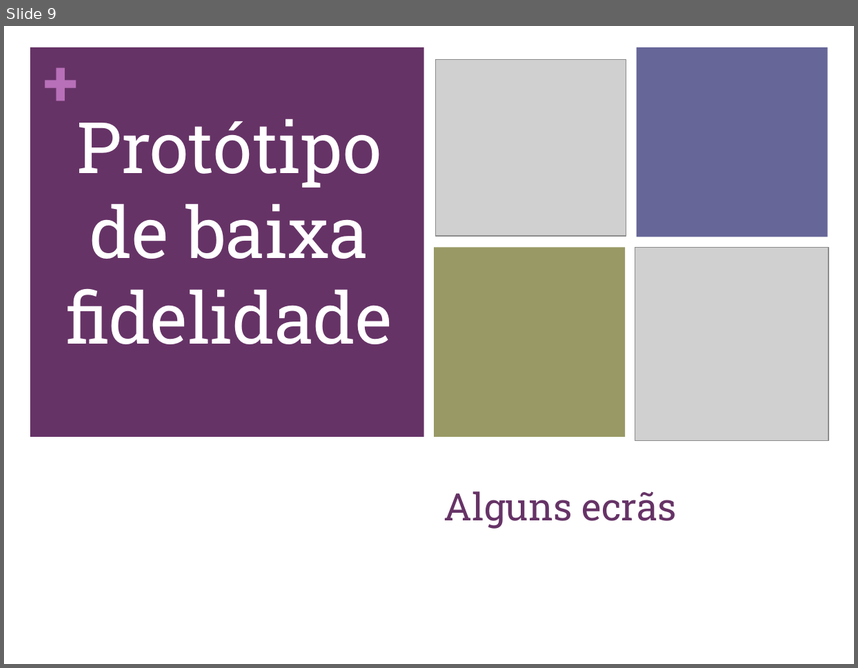
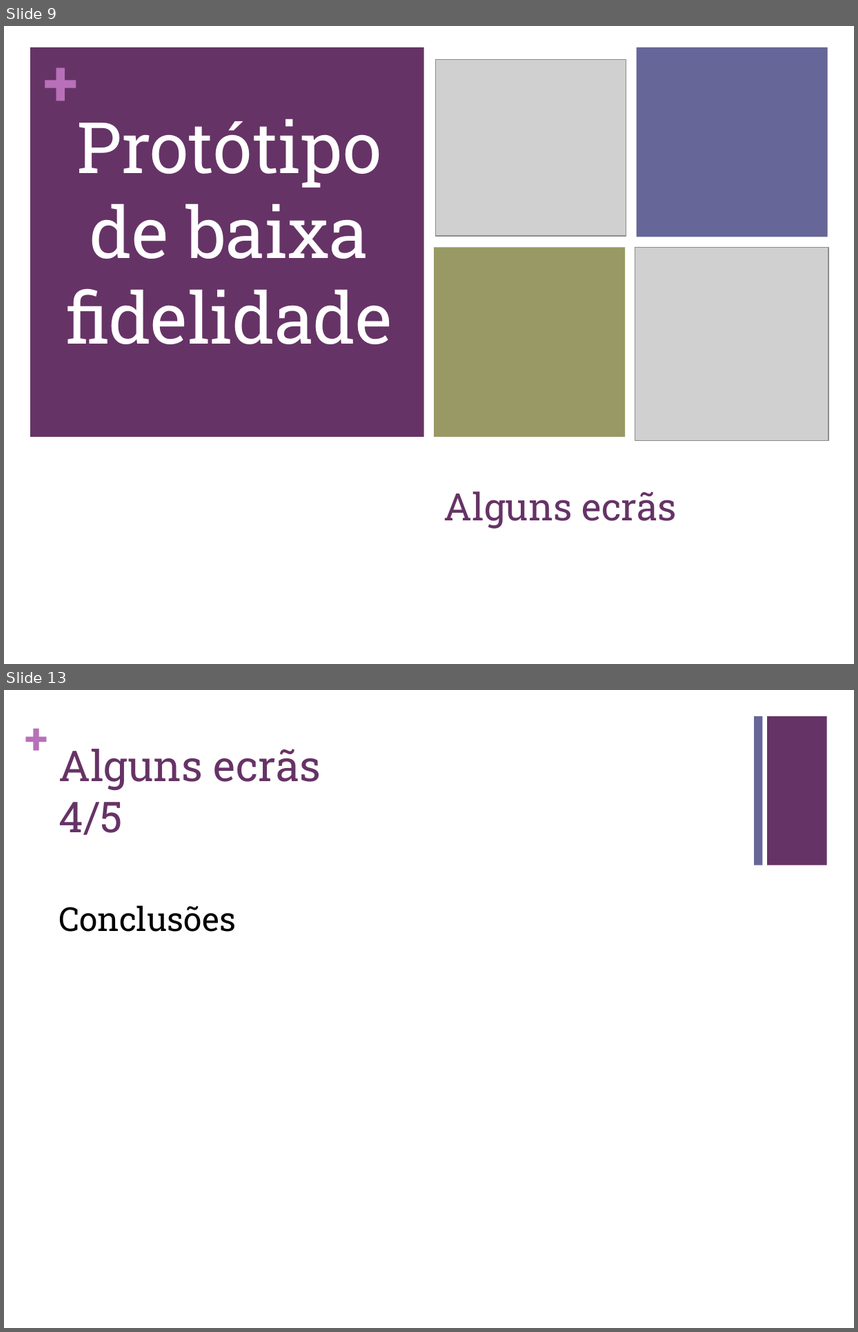
Before and after one commit to carboned4/C_C_U-2015-10, a slide deck: Aula 06/G10 - Apresentacao - Lab05.pptx. Shown one above the other, each under a label of ours: slide 9 before the commit, slides 9 and 13 after it; the slides between them are not shown. The pictures are 858x668 and 858x1332 pixels, drawn with LibreOffice and Linux fonts; fonts in the diff are those of the drawing; grey boxes stand for pictures. Boxes give left, top, right and bottom in pixels: in the first picture for what was removed or moved away, otherwise in the second. Text is boxed around its words. In the diff, an @@ line names an element or a change of style, - is before the commit and + after.

```diff
--- a/Aula 06/G10 - Apresentacao - Lab05.pptx
+++ b/Aula 06/G10 - Apresentacao - Lab05.pptx
@@ slide 13 added at (4,690,854,1328), background #FFFFFF @@
@@ text added at (25,711,49,763), 36 pt, text #B870B8, bold @@
++
@@ rectangle added at (754,716,762,865), fill #666699 @@
@@ rectangle added at (767,716,827,865), fill #663366 @@
@@ title added at (59,749,321,835), 36 pt, text #663366 @@
+Alguns ecrãs 4/5
@@ text added at (59,905,236,931), 28 pt, text #000000 @@
+Conclusões
```
Also in this commit, not shown: 4 slides changed.
